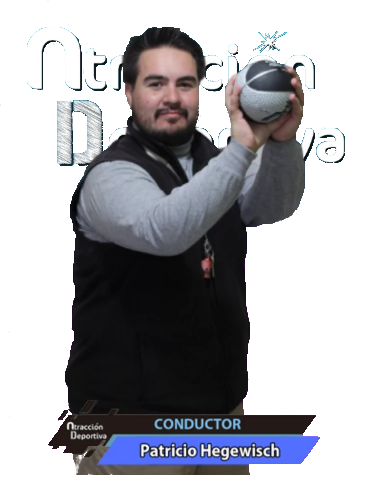
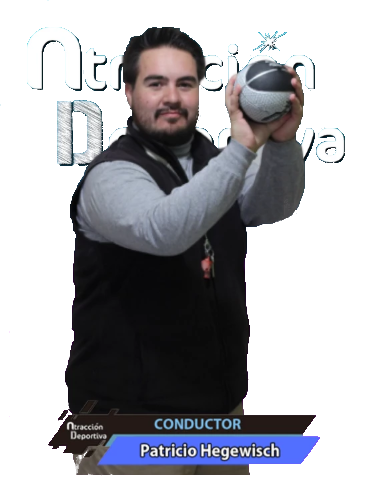
Comparing the layer stacks of the two w=367, h=491 images. Changes:
painted on "pato.PNG" over [73, 49, 280, 340]
